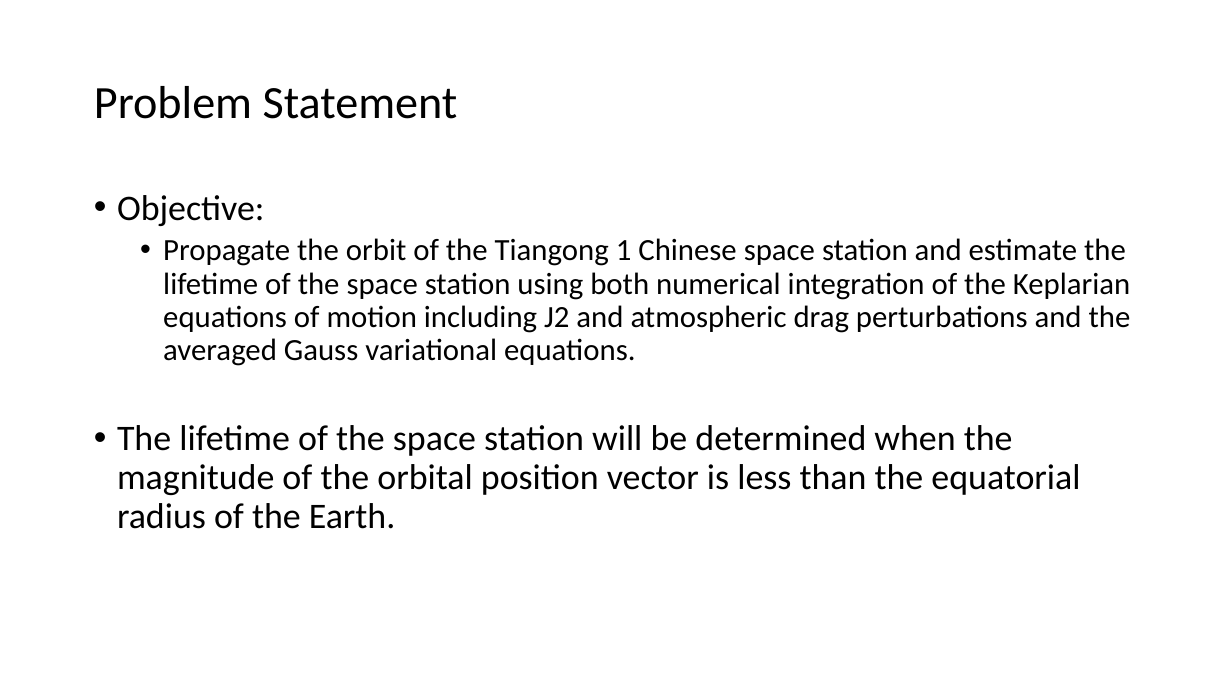
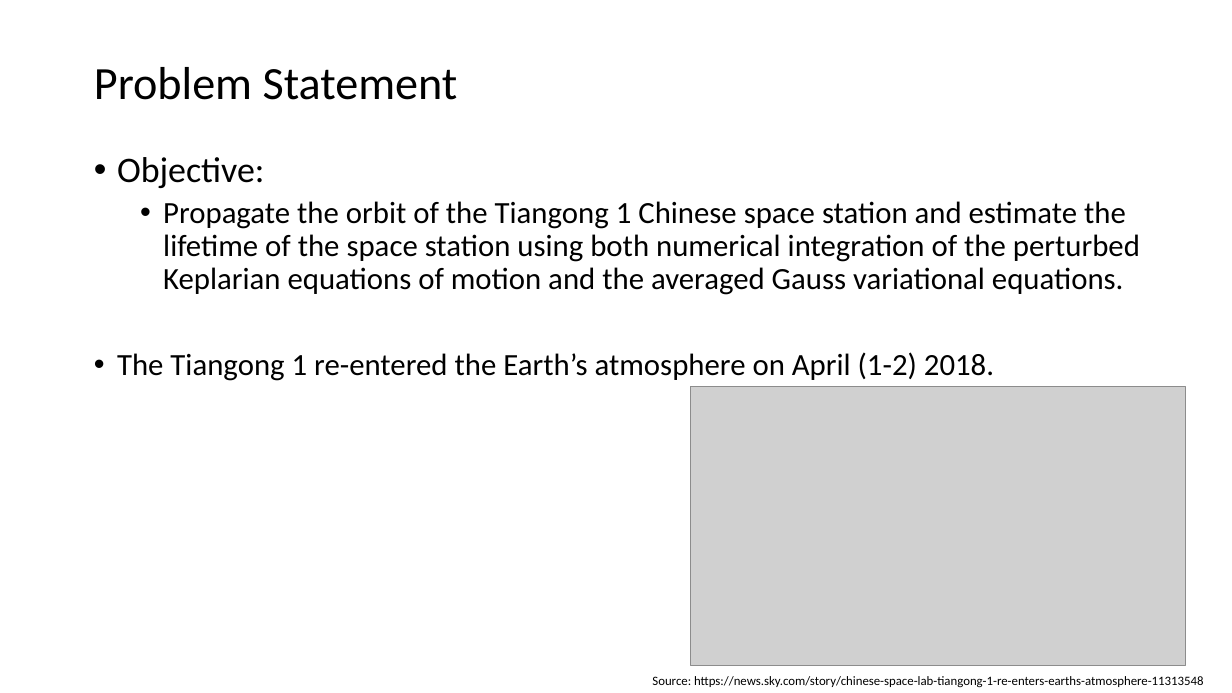
Before and after one commit to gankoji/ame557-proj2, a slide deck: slide 2 of Presentation_Slides/AME 557 Project 2 Outline.pptx. Drawn at 1232x693 pixels with LibreOffice and Linux fonts; fonts in the diff are those of the drawing; grey boxes stand for pictures. Boxes give left, top, right and bottom in pixels: in the first picture for what was removed or moved away, otherwise in the second. Text is boxed around its words. In the diff, an @@ line names an element or a change of style, - is before the commit and + after.

Commit message:
updated slides

```diff
--- a/Presentation_Slides/AME 557 Project 2 Outline.pptx
+++ b/Presentation_Slides/AME 557 Project 2 Outline.pptx
@@ title "Problem Statement": place and size @@
-title "Problem Statement" at [94,86,458,119]
+title "Problem Statement" at [94,67,458,100]
@@ text "Objective:": place and size @@
-text "Objective:" at [117,195,1131,529]
+text "Objective:" at [117,157,1140,381]
@@ text at [117,201,1140,381]: text changed @@
-  • Propagate the orbit of the Tiangong 1 Chinese space station and estimate the lifetime of the space station using both numerical integration of the Keplarian equations of motion including J2 and atmospheric drag perturbations and the averaged Gauss variational equations.
-• The lifetime of the space station will be determined when the magnitude of the orbital position vector is less than the equatorial radius of the Earth.
+  • Propagate the orbit of the Tiangong 1 Chinese space station and estimate the lifetime of the space station using both numerical integration of the perturbed Keplarian equations of motion and the averaged Gauss variational equations.
+• The Tiangong 1 re-entered the Earth’s atmosphere on April (1-2) 2018.
@@ picture added at [690,386,1186,665] @@
@@ text added at [652,676,1204,688], 10 pt, text #000000 @@
+Source: https://news.sky.com/story/chinese-space-lab-tiangong-1-re-enters-earths-atmosphere-11313548
```
